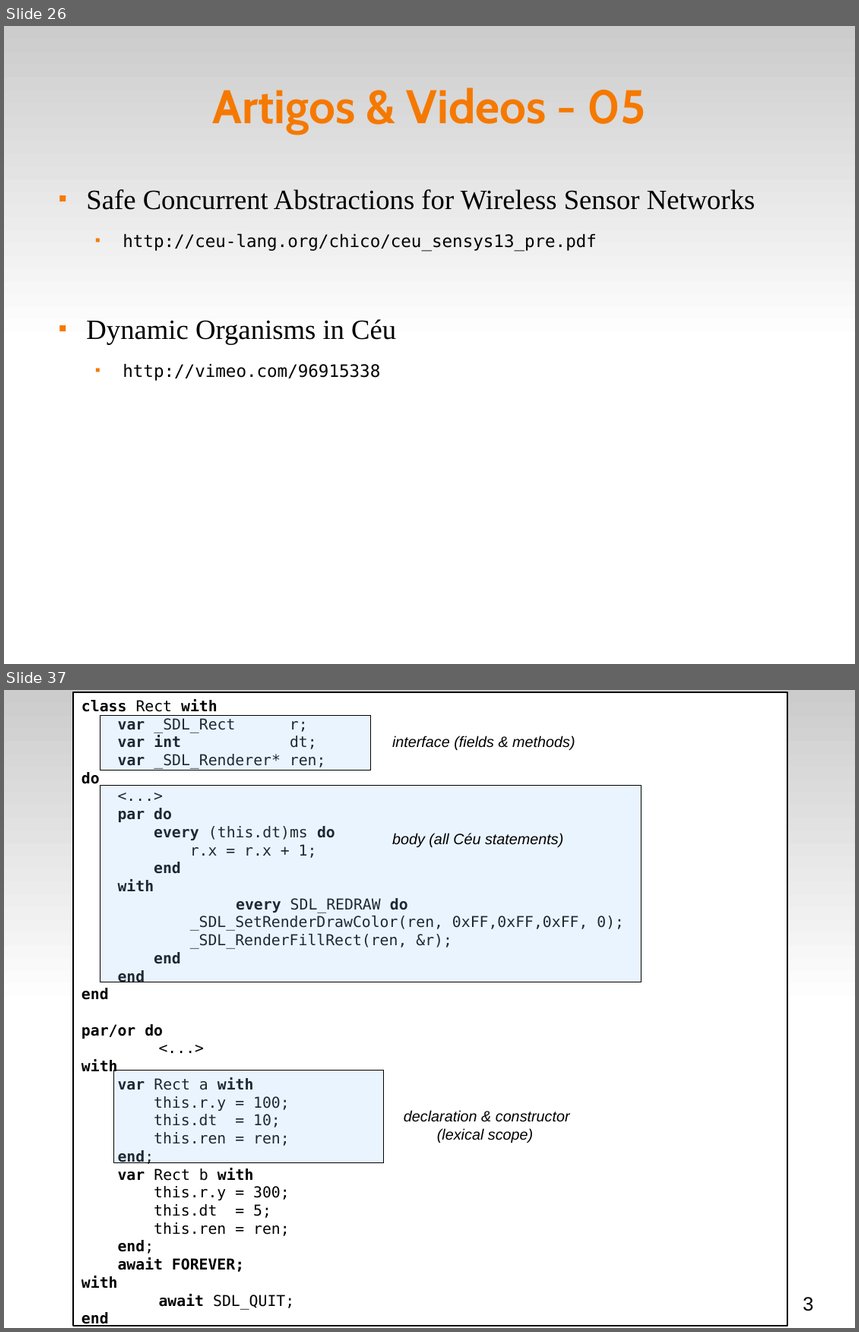
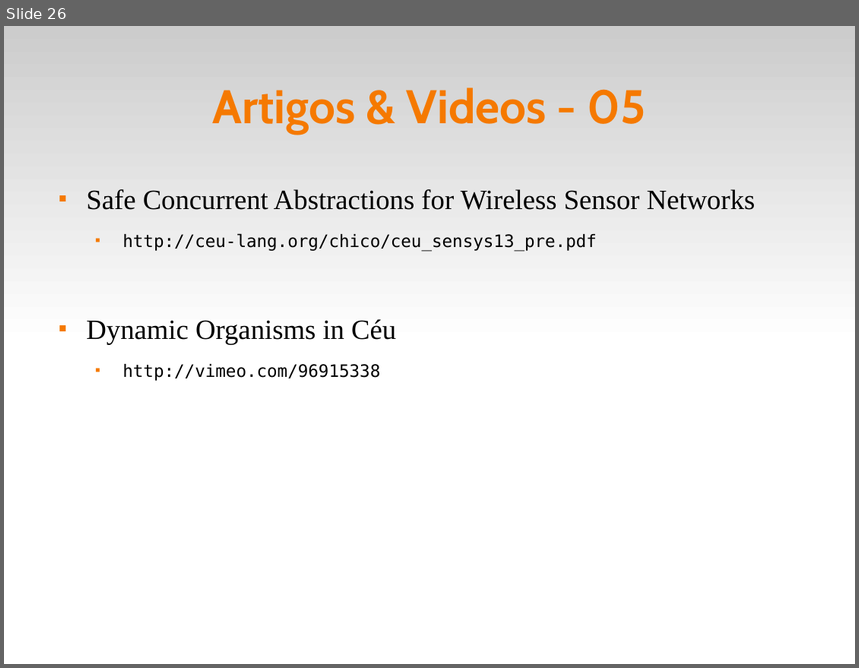
Before and after one commit to fsantanna-uerj/reativos, a slide deck: slides/05_ceu.odp. Shown one above the other, each under a label of ours: slides 26 and 37 before the commit, slide 26 after it; the slides between them are not shown. The pictures are 859x1332 and 859x668 pixels, drawn with LibreOffice and Linux fonts; fonts in the diff are those of the drawing. Boxes give left, top, right and bottom in pixels: in the first picture for what was removed or moved away, otherwise in the second. Text is boxed around its words. In the diff, an @@ line names an element or a change of style, - is before the commit and + after.

```diff
--- a/slides/05_ceu.odp
+++ b/slides/05_ceu.odp
@@ slide 37 removed at bbox=[4, 690, 855, 1328], background #FFFFFF; not listed: 1 template element that a slide beside it also shows @@
@@ rectangle removed at bbox=[73, 692, 788, 1326] @@
-class Rect with
-var _SDL_Rect r;
-var int dt;
-var _SDL_Renderer* ren;
-do
-<...>
-par do
-every (this.dt)ms do
-r.x = r.x + 1;
-end
-with
-every SDL_REDRAW do
-_SDL_SetRenderDrawColor(ren, 0xFF,0xFF,0xFF, 0);
-_SDL_RenderFillRect(ren, &r);
-end
-end
-end
-par/or do
-<...>
-with
-var Rect a with
-this.r.y = 100;
-this.dt = 10;
-this.ren = ren;
-end;
-var Rect b with
-this.r.y = 300;
-this.dt = 5;
-this.ren = ren;
-end;
-await FOREVER;
-with
-await SDL_QUIT;
-end
@@ rectangle removed at bbox=[101, 716, 371, 771] @@
@@ text removed at bbox=[392, 736, 575, 750] @@
-interface (fields & methods)
@@ rectangle removed at bbox=[101, 785, 641, 982] @@
@@ text removed at bbox=[392, 833, 563, 847] @@
-body (all Céu statements)
@@ rectangle removed at bbox=[113, 1070, 384, 1163] @@
@@ text removed at bbox=[404, 1110, 570, 1143] @@
-declaration & constructor
-(lexical scope)
@@ text removed at bbox=[803, 1297, 813, 1312] @@
-3
```
Also in this commit, not shown: 17 other slides removed, 5 other files.
